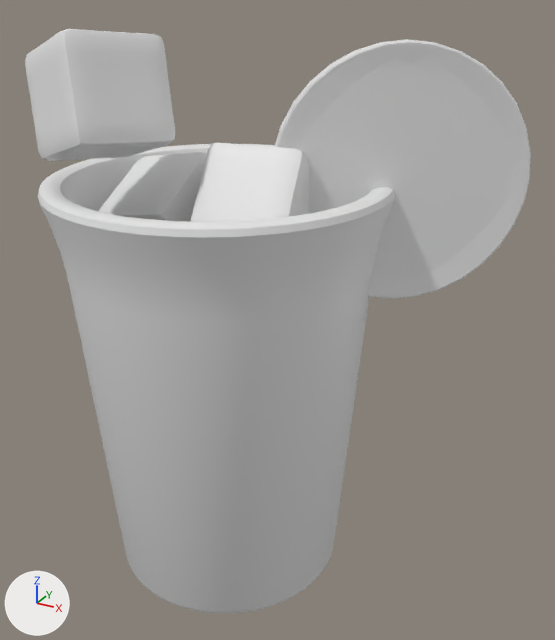
What one commit did to the OBJ model public/assets/drink-baked/blog0048.obj.
Camera for both pictures: a 50 mm lens placed at (3.43, -5.26, 5.16), pointed at (0.5, 0.07, 2.5). The lights are fixed; the arrows at lower left show +X, +Y and +Z. The older version comes first. Where no turn or scale is listed for an object, it has been applied to the vertices.
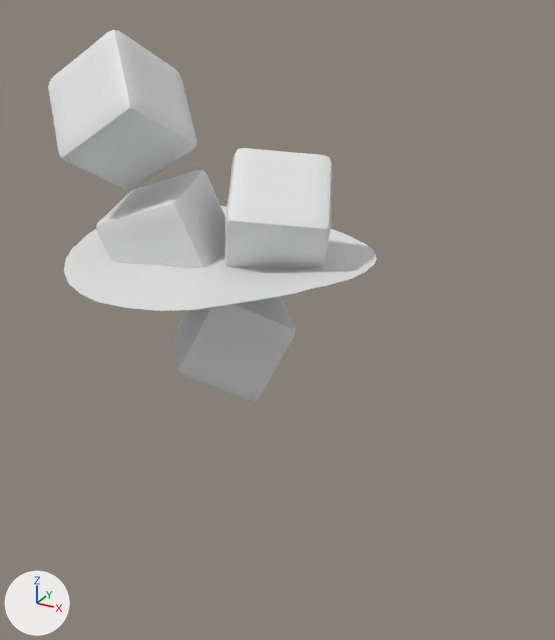
Changed parts and their boxes (x1, y1, x2, y2) in the pictures (555 x 640 px; the box of a moved part takes in the faces that stretch with it):
'Cylinder', deleted
    before: (38, 144, 395, 613)
'Circle.001', deleted
    before: (274, 39, 531, 299)
'Cube.003', reshaped (21% taller)
    before: (25, 29, 175, 161)
    after: (48, 30, 197, 190)
'Cube.002', reshaped
    before: (190, 142, 310, 222)
    after: (225, 148, 332, 268)
'Cube.001', reshaped
    before: (99, 152, 207, 221)
    after: (96, 170, 226, 268)
part 1 of me_cube, moved or reshaped (not visible before)
    after: (174, 296, 296, 401)
part 5 of me_plane, moved or reshaped (not visible before)
    after: (64, 206, 377, 311)

The edits, one by one:
me_cube is used by ob_cube; location (0.0, 0.0, 0.0).
me_cube had 386 vertices, 384 faces and spanned x -0.628..0.65, y -0.625..0.62, z 1.798..2.88.
me_cube now has 386 vertices, 384 faces and spans x -0.567..0.681, y -0.554..0.647, z 1.768..2.803.
me_cube part 1: the whole mesh is multiplied about its middle by the matrix ((-0.947, -0.321, 0.028), (-0.079, 0.316, 0.945), (-0.312, 0.893, -0.325)), then moved by (0.046, 0.049, -0.054).
me_cube_001 is used by ob_cube_001; location (0.0, 0.0, 0.0).
me_cube_001 had 386 vertices, 384 faces and spanned x -0.944..-0.031, y -0.561..0.526, z 2.731..3.863.
me_cube_001 now has 386 vertices, 384 faces and spans x -0.98..0.114, y -0.664..0.371, z 2.64..3.693.
me_cube_001 part 2: the whole mesh is multiplied about its middle by the matrix ((0.961, -0.165, -0.222), (0.231, 0.919, 0.319), (0.151, -0.358, 0.921)), then moved by (0.054, -0.129, -0.13).
me_cube_002 is used by ob_cube_002; location (0.0, 0.0, 0.0).
me_cube_002 had 386 vertices, 384 faces and spanned x -0.043..0.891, y -0.661..0.493, z 2.957..4.029.
me_cube_002 now has 386 vertices, 384 faces and spans x -0.081..1.069, y -0.528..0.718, z 2.84..3.947.
me_cube_002 part 3: the whole mesh is multiplied about its middle by the matrix ((0.402, -0.438, 0.804), (-0.322, -0.89, -0.323), (0.857, -0.129, -0.499)), then moved by (0.07, 0.178, -0.1).
me_cube_003 is used by ob_cube_003; location (0.0, 0.0, 0.0).
me_cube_003 had 386 vertices, 384 faces and spanned x -1.146..-0.017, y -1.249..-0.159, z 3.867..4.875.
me_cube_003 now has 386 vertices, 384 faces and spans x -1.266..-0.117, y -0.893..0.239, z 3.563..4.836.
me_cube_003 part 4: the whole mesh is multiplied about its middle by the matrix ((0.924, -0.241, -0.295), (0.358, 0.818, 0.45), (0.133, -0.521, 0.843)), then moved by (-0.11, 0.378, -0.171).
me_plane is used by ob_plane; location (0.0, 0.0, 0.0).
me_plane had 252 vertices, 74 faces and spanned x -1.31..1.31, y -1.3..1.3, z 3.0..3.15.
me_plane now has 216 vertices, 159 faces and spans x -1.31..1.31, y -1.31..1.31, z 3.0..3.15.
me_plane part 5: 2 vertices moved within x -0.5..0.5, y -1.21..1.21, z 3.07; 200 vertices removed from x -1.31..1.31, y -1.3..1.3, z 3.0..3.15; 164 vertices added at x -1.29..1.29, y -1.31..1.31, z 3.0..3.15.
Object 'Circle.001' (ob_circle_001) is deleted.
Object 'Cylinder' (ob_cylinder) is deleted.
